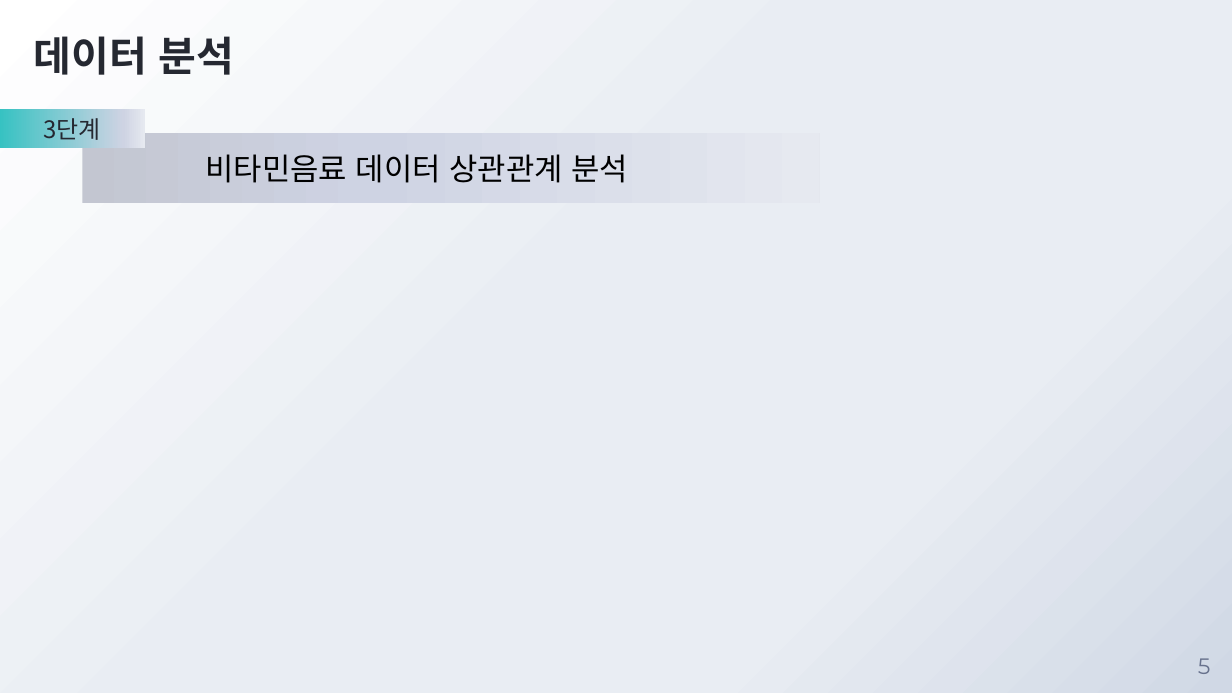
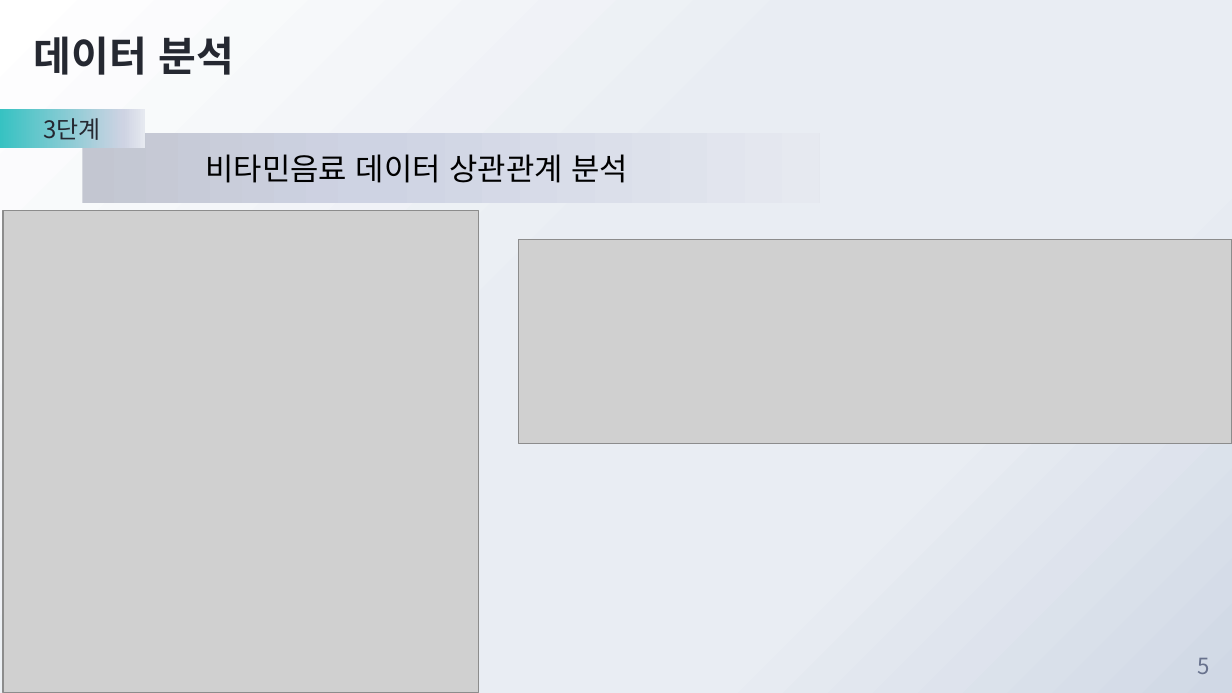
Before and after one commit to JadenChoi94/MachineLearning_Basic, a slide deck: slide 5 of 4조 비타민음료 발표.pptx. Drawn at 1232x693 pixels with LibreOffice and Linux fonts; fonts in the diff are those of the drawing; grey boxes stand for pictures; background and template pictures are left out. Boxes give left, top, right and bottom in pixels: in the first picture for what was removed or moved away, otherwise in the second. Text is boxed around its words. In the diff, an @@ line names an element or a change of style, - is before the commit and + after.

```diff
--- a/4조 비타민음료 발표.pptx
+++ b/4조 비타민음료 발표.pptx
@@ picture added at <box>2,211,478,693</box> @@
@@ picture added at <box>519,240,1232,444</box> @@
@@ page number at <box>1198,658,1210,674</box>: font Montserrat to Noto Sans CJK KR @@
```
Also in this commit, not shown: 10 other slides changed, 8 slides added, 2 slides removed, 6 other files.
